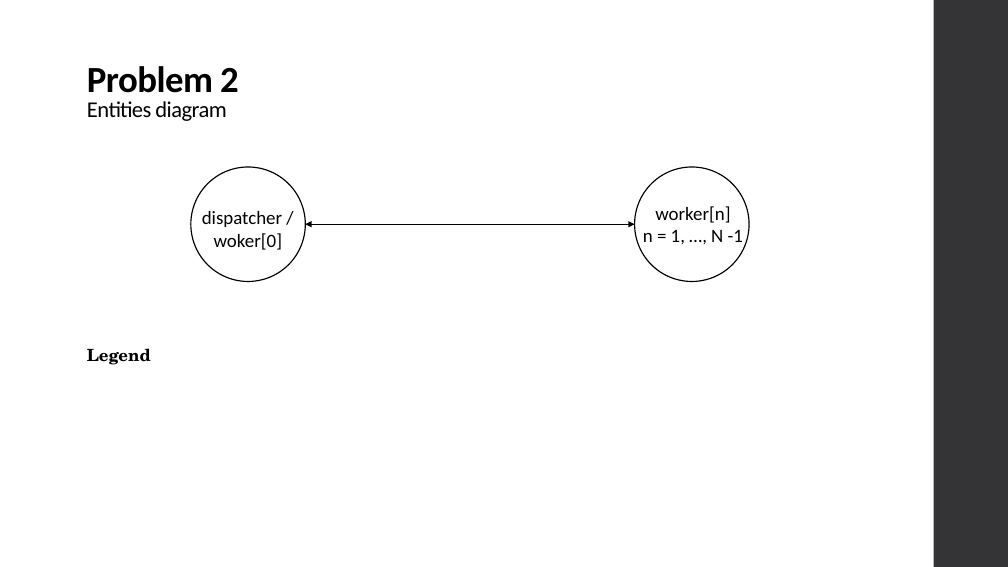
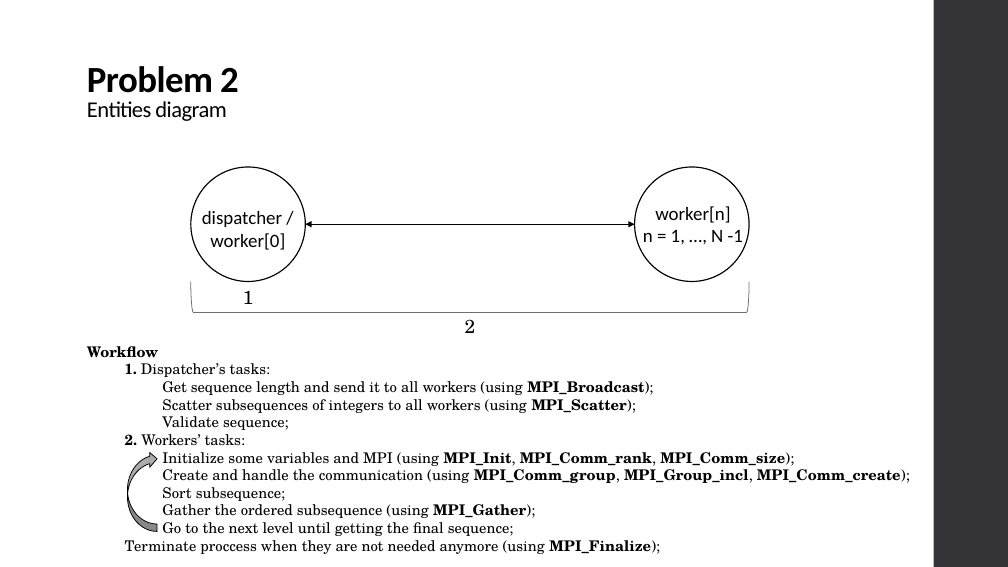
Before and after one commit to xL1fer/CLE_2022_2023, a slide deck: slide 5 of CLE2_T3G5/present.pptx. Drawn at 1008x567 pixels with LibreOffice and Linux fonts; fonts in the diff are those of the drawing. Boxes give left, top, right and bottom in pixels: in the first picture for what was removed or moved away, otherwise in the second. Text is boxed around its words. In the diff, an @@ line names an element or a change of style, - is before the commit and + after.

```diff
--- a/CLE2_T3G5/present.pptx
+++ b/CLE2_T3G5/present.pptx
@@ text at [210, 233, 285, 250]: text changed @@
-woker[0]
+worker[0]
@@ left bracket added at [191, 282, 749, 313], outline #6F6F74 0.75 pt @@
@@ text added at [243, 291, 254, 304], 18 pt, text #000000 @@
+1
@@ text added at [465, 319, 476, 333], 18 pt, text #000000 @@
+2
@@ text removed at [87, 348, 151, 365] @@
-Legend
@@ text added at [87, 346, 910, 554], 14 pt, text #000000 @@
+Workflow
+1. Dispatcher’s tasks:
+Get sequence length and send it to all workers (using MPI_Broadcast);
+Scatter subsequences of integers to all workers (using MPI_Scatter);
+Validate sequence;
+2. Workers’ tasks:
+Initialize some variables and MPI (using MPI_Init, MPI_Comm_rank, MPI_Comm_size);
+Create and handle the communication (using MPI_Comm_group, MPI_Group_incl, MPI_Comm_create);
+Sort subsequence;
+Gather the ordered subsequence (using MPI_Gather);
+Go to the next level until getting the final sequence;
+Terminate proccess when they are not needed anymore (using MPI_Finalize);
@@ curved down arrow added at [127, 451, 157, 531], fill #ABABAB, outline #000000 0.75 pt @@
```
Also in this commit, not shown: 4 other slides changed.
